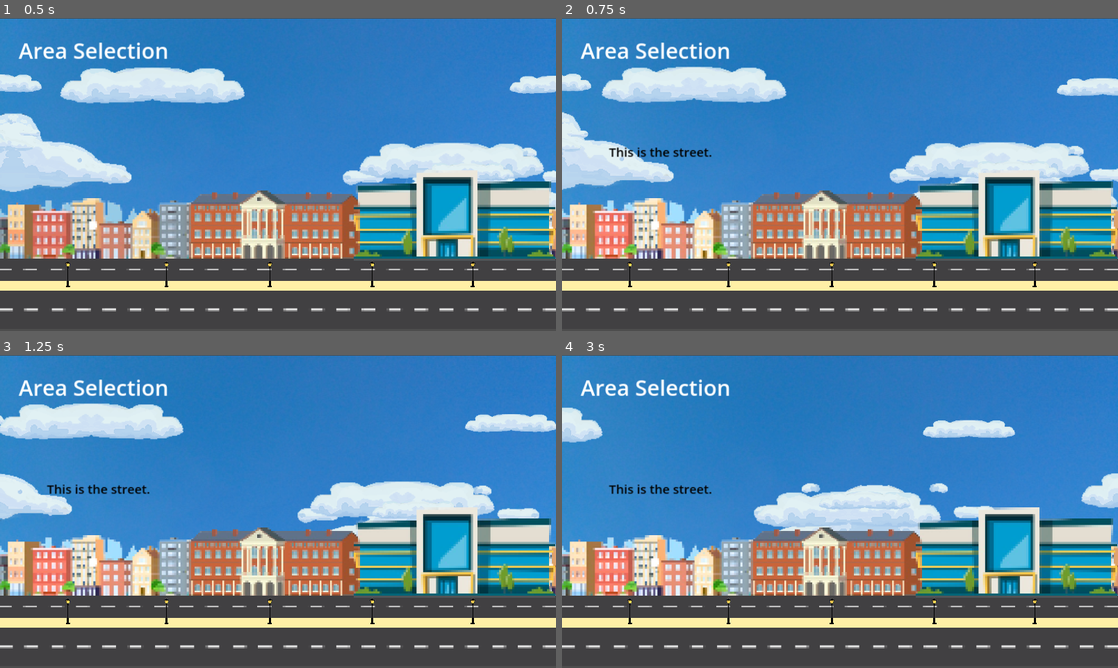
Above: before the commit, frames 1-4 (two rows, left to right).
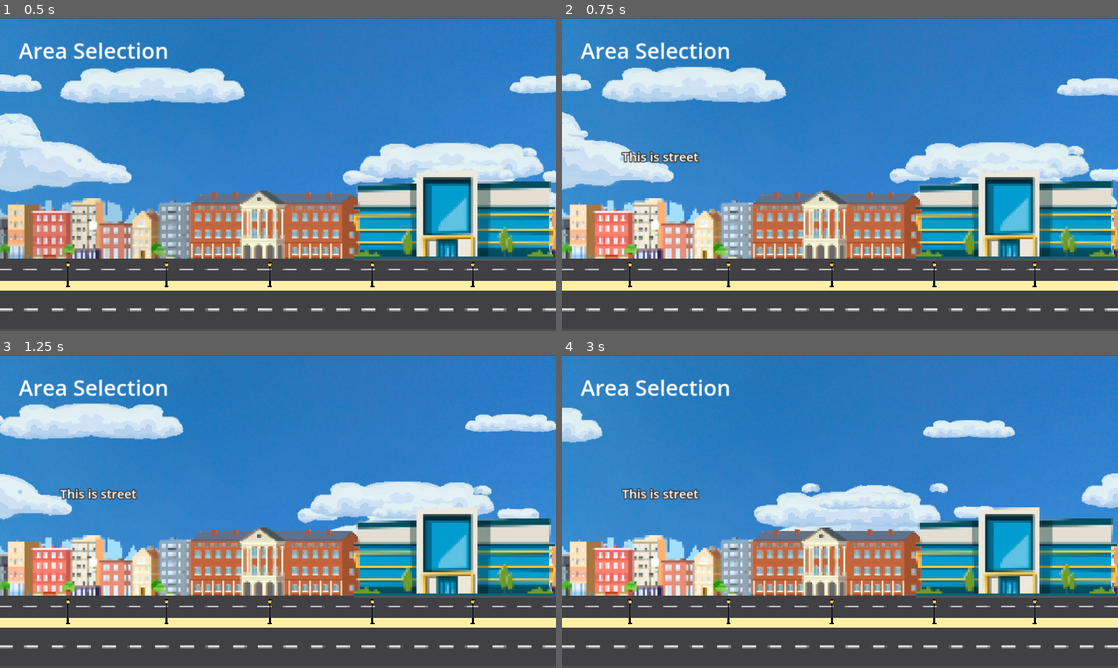
Above: after the commit, the same moments.

Repository: FrancyAmada/Streetfood-Vendor-Simulator
Game: Godot game, scene res://scenes/area_selection_menu/area_selection_menu.tscn
Same seed, same stepped clock (60 frames per second), same inputs: the game is played once before the commit and once after it. This scene is started directly instead of the project's main scene.
Inputs:
- Up to frame 1 (0.5 s): no input
- Up to frame 2 (0.75 s): click "This is the street." (after the commit: "This is street") at 0.5 s
- Up to frame 3 (1.25 s): no input
- Up to frame 4 (3 s): click "This is school" at 1.25 s; click "This is mall" at 2 s; click "This is the street." (after the commit: "This is street") at 2.75 s

Frame 1 is identical in both runs. In frame 2, 0.6% of the frame differs, in the area x 8-27%, y 41-47%; in frame 3, 0.6%; in frame 4, 0.6%.

Commit message:
small updates.

Diff:
--- a/scenes/area_selection_menu/area_selection_menu.gd
+++ b/scenes/area_selection_menu/area_selection_menu.gd
@@ -2,13 +2,17 @@
 
 class_name AreaSelection
 
+signal street_is_pressed()
+signal school_is_pressed()
+signal mall_is_pressed()
+
 func _on_street_pressed() -> void:
-	pass
+	emit_signal("street_is_pressed")
 
 
 func _on_school_pressed() -> void:
-	pass
+	emit_signal("school_is_pressed")
 
 
-func _on_festive_pressed() -> void:
-	pass
+func _on_mall_pressed() -> void:
+	emit_signal("mall_is_pressed")
--- a/scenes/area_selection_menu/area_selection_menu.tscn
+++ b/scenes/area_selection_menu/area_selection_menu.tscn
@@ -221,7 +221,7 @@
 texture_normal = ExtResource("11_7wmkq")
 texture_pressed = ExtResource("13_o5sc8")
 texture_hover = ExtResource("13_2jmam")
-description = "This is the street."
+description = "This is street"
 
 [node name="School" parent="." instance=ExtResource("2_w5fv4")]
 offset_left = 436.0
@@ -233,7 +233,7 @@
 texture_hover = ExtResource("15_btqjj")
 description = "This is school"
 
-[node name="Festive" parent="." instance=ExtResource("2_w5fv4")]
+[node name="Mall" parent="." instance=ExtResource("2_w5fv4")]
 offset_left = 814.0
 offset_top = 351.0
 offset_right = 1186.0
@@ -246,4 +246,4 @@
 
 [connection signal="pressed" from="Street" to="." method="_on_street_pressed"]
 [connection signal="pressed" from="School" to="." method="_on_school_pressed"]
-[connection signal="pressed" from="Festive" to="." method="_on_festive_pressed"]
+[connection signal="pressed" from="Mall" to="." method="_on_mall_pressed"]
--- a/scenes/area_selection_menu/components/place_button/place_button.gd
+++ b/scenes/area_selection_menu/components/place_button/place_button.gd
@@ -2,11 +2,10 @@
 
 class_name PlaceButton
 
-@export var description: String
-
 @onready var Description: Label = %Description
 @onready var Effects: AnimationPlayer = %AnimationPlayer
 
+@export var description: String
 
 # Called when the node enters the scene tree for the first time.
 func _ready() -> void:
--- a/scenes/area_selection_menu/components/place_button/place_button.tscn
+++ b/scenes/area_selection_menu/components/place_button/place_button.tscn
@@ -4,7 +4,8 @@
 
 [sub_resource type="LabelSettings" id="LabelSettings_5d4em"]
 font_size = 24
-font_color = Color(0, 0, 0, 1)
+outline_size = 8
+outline_color = Color(0.21, 0.21, 0.21, 1)
 
 [node name="PlaceButton" type="TextureButton"]
 anchors_preset = 15
@@ -18,9 +19,9 @@
 unique_name_in_owner = true
 layout_mode = 0
 offset_left = 40.0
-offset_top = -114.0
+offset_top = -125.0
 offset_right = 340.0
-offset_bottom = -64.0
+offset_bottom = -34.0
 label_settings = SubResource("LabelSettings_5d4em")
 horizontal_alignment = 1
 vertical_alignment = 1
Not shown: 1 places in assets/game_theme.tres that only renumber resources
Not shown: 1 places in scenes/restock_menu/item.tscn that only renumber resources
Not shown: 1 places in scenes/restock_menu/restock_menu.tscn that only renumber resources
